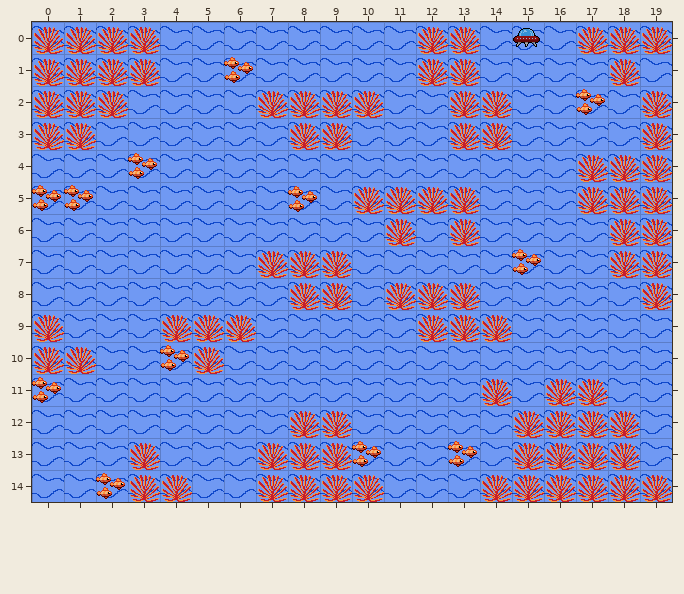
Tiled map -- tiled/level-02.tmx. That is the earlier state.
Cells are 32x32 px. Shown: x 0..19, y 0..14.
After the commit:
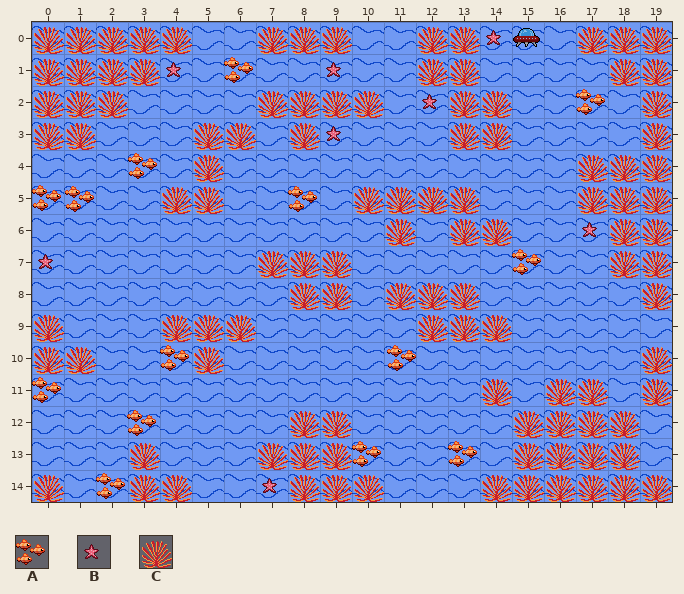
Key: from "tileset": A 14, B 15, C 16.
_ is an empty cell.
Objects are placed by their top-left corner, in cells (3,4 is the top-left corner of cell 3,4); size is 1x1 cell unless given.
Change:
Layer "Obstacles":
y 0: x 4 _ -> C; x 7..9 ___ -> CCC; x 14 _ -> B
y 1: x 4 _ -> B; x 9 _ -> B; x 19 _ -> C
y 2: x 12 _ -> B
y 3: x 5..6 __ -> CC; x 9 C -> B
y 4: x 5 _ -> C
y 5: x 1 A -> _; x 4..5 __ -> CC
y 6: x 14 _ -> C; x 17 _ -> B
y 7: x 0 _ -> B
y 10..11: x 19 _ -> C
y 14: x 0 _ -> C; x 7 C -> B
Layer "Items":
added: A "Fish" at 1,5
added: A "Fish" at 11.1,10
added: A "Fish" at 3,12
